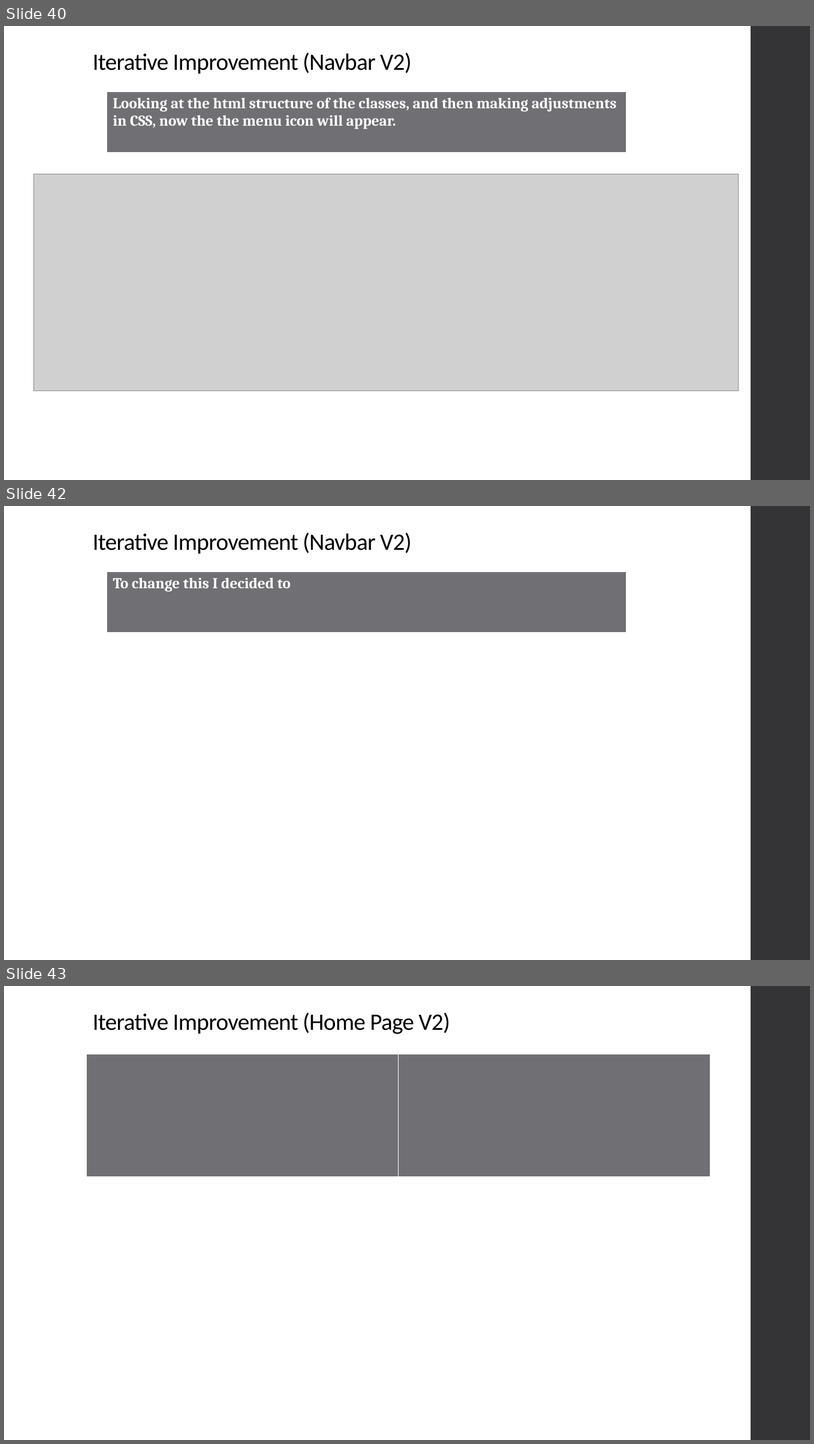
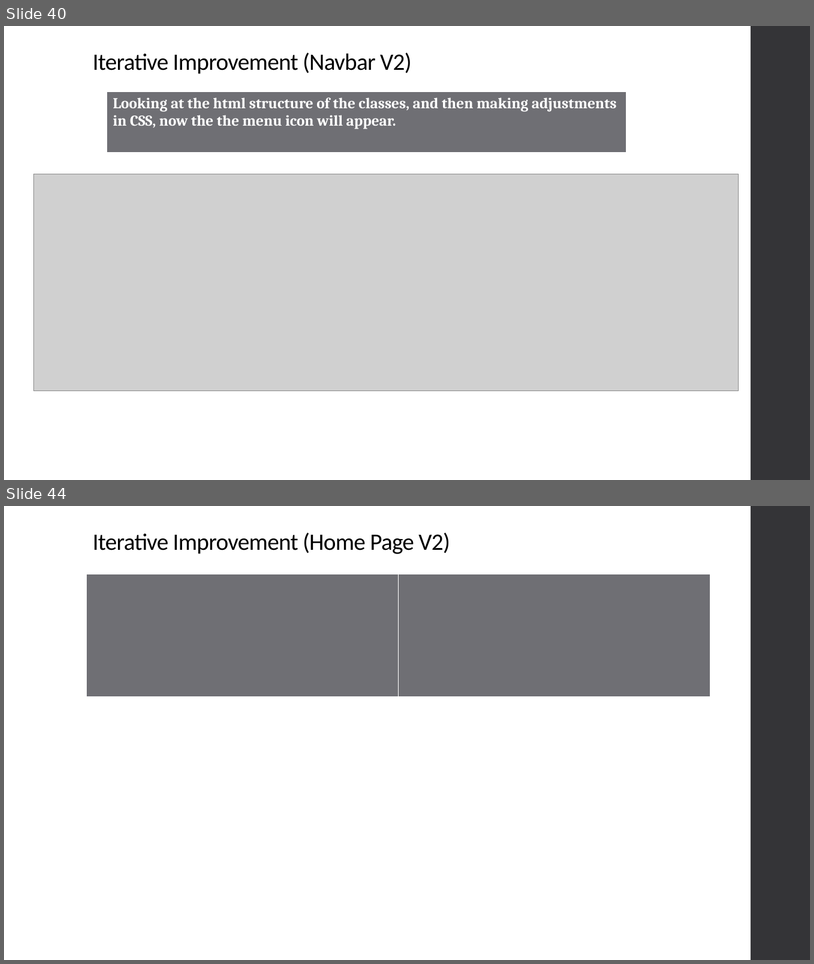
Before and after one commit to niuqaoJ-life/jollibee-fanpage, a slide deck: AS91903_91906_Evidence_Joaquin_Badenas.pptx. Shown one above the other, each under a label of ours: slides 40, 42 and 43 before the commit, slides 40 and 44 after it; the slides between them are not shown. The pictures are 814x1444 and 814x964 pixels, drawn with LibreOffice and Linux fonts; fonts in the diff are those of the drawing; grey boxes stand for pictures. Boxes give left, top, right and bottom in pixels: in the first picture for what was removed or moved away, otherwise in the second. Text is boxed around its words. In the diff, an @@ line names an element or a change of style, - is before the commit and + after.

Commit message:
added spacing between links in navbar

```diff
--- a/AS91903_91906_Evidence_Joaquin_Badenas.pptx
+++ b/AS91903_91906_Evidence_Joaquin_Badenas.pptx
@@ slide 42 removed at [4,506,810,960], background #FFFFFF; not listed: 1 template element that a slide beside it also shows @@
@@ title removed at [93,532,412,554] @@
-Iterative Improvement (Navbar V2)
@@ table removed at [107,572,627,634], 1 rows, 1 columns @@
-To change this I decided to
@@ what was slide 43 is now slide 44 @@
```
Also in this commit, not shown: 1 slide changed, 2 slides added, 1 other file.
